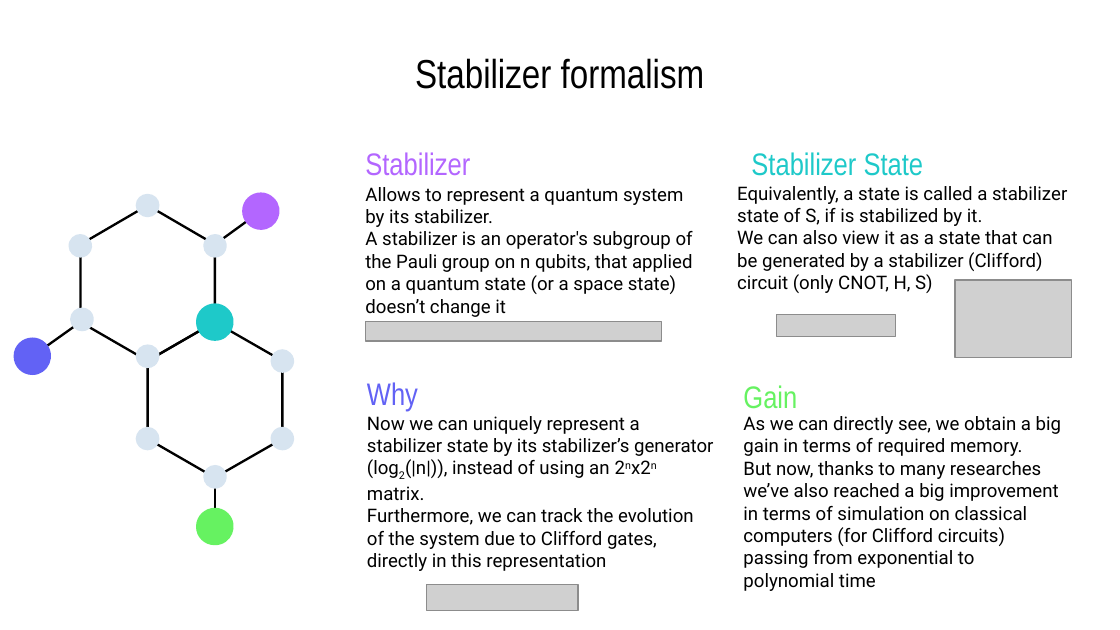
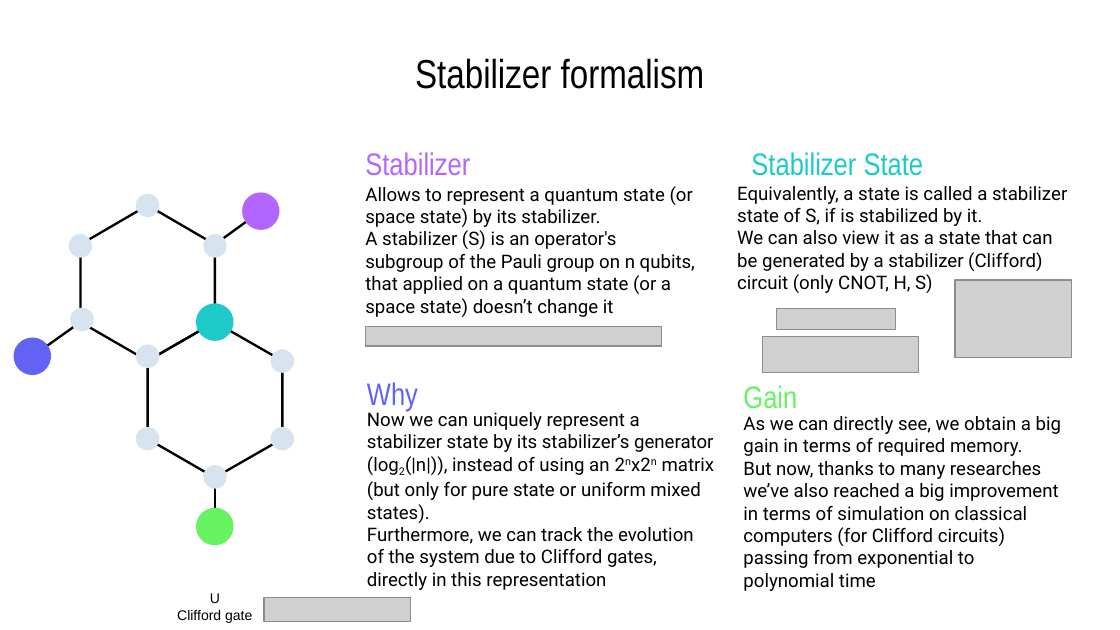
Before and after one commit to Moriarty2002/quantum-information, a slide deck: slide 7 of docs/elaborato.pptx (slide 9 before the commit). Drawn at 1120x630 pixels with LibreOffice and Linux fonts; fonts in the diff are those of the drawing; grey boxes stand for pictures. Boxes give left, top, right and bottom in pixels: in the first picture for what was removed or moved away, otherwise in the second. Text is boxed around its words. In the diff, an @@ line names an element or a change of style, - is before the commit and + after.

```diff
--- a/docs/elaborato.pptx
+++ b/docs/elaborato.pptx
@@ text at bbox=[365, 186, 695, 317]: text changed @@
-Allows to represent a quantum system by its stabilizer.
-A stabilizer is an operator's subgroup of the Pauli group on n qubits, that applied on a quantum state (or a space state) doesn’t change it
+Allows to represent a quantum state (or space state) by its stabilizer.
+A stabilizer (S) is an operator's subgroup of the Pauli group on n qubits, that applied on a quantum state (or a space state) doesn’t change it
@@ picture: place and size @@
-picture at bbox=[366, 321, 662, 340]
+picture at bbox=[366, 327, 662, 346]
@@ picture: place and size @@
-picture at bbox=[776, 315, 896, 336]
+picture at bbox=[776, 308, 896, 329]
@@ picture added at bbox=[763, 337, 920, 373] @@
@@ text at bbox=[367, 409, 715, 523]: text changed @@
-Now we can uniquely represent a stabilizer state by its stabilizer’s generator (log2(|n|)), instead of using an 2nx2n matrix.
+Now we can uniquely represent a stabilizer state by its stabilizer’s generator (log2(|n|)), instead of using an 2nx2n matrix (but only for pure state or uniform mixed states).
@@ text added at bbox=[177, 593, 252, 623], 9 pt, text #000000 @@
+U
+Clifford gate
@@ picture added at bbox=[264, 597, 411, 622] @@
@@ picture removed at bbox=[427, 585, 578, 610] @@
```
Also in this commit, not shown: 9 other slides changed, 5 slides added, 13 slides removed, 3 other files.
